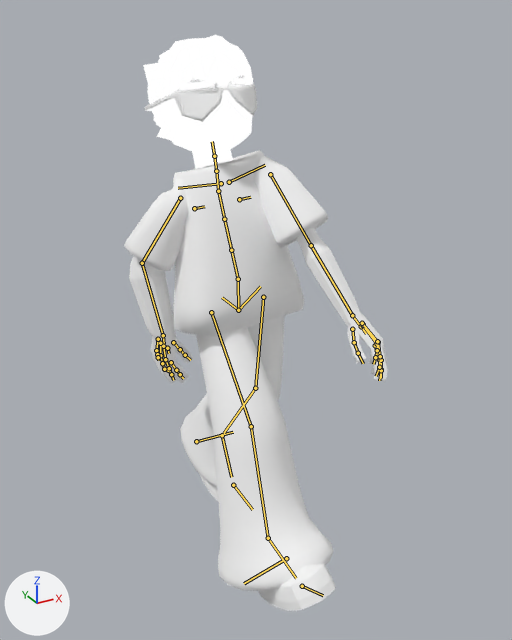
What one commit did to the glTF model assets/models/lifetime.glb.
Both versions are drawn from a 50 mm camera at (-1.18, -2.26, 2.14) aimed at (0.02, -0.08, 1.05). Arrows for +X, +Y and +Z are at lower left; the lights stay in place. The picture after the commit comes second. Both versions are drawn at frame 17 of the action 'lifetime_walk'; the numbers are the values there. The bones that bend it are drawn over the model as lines.

Objects in the first picture: 'arms', 'body', 'head'.
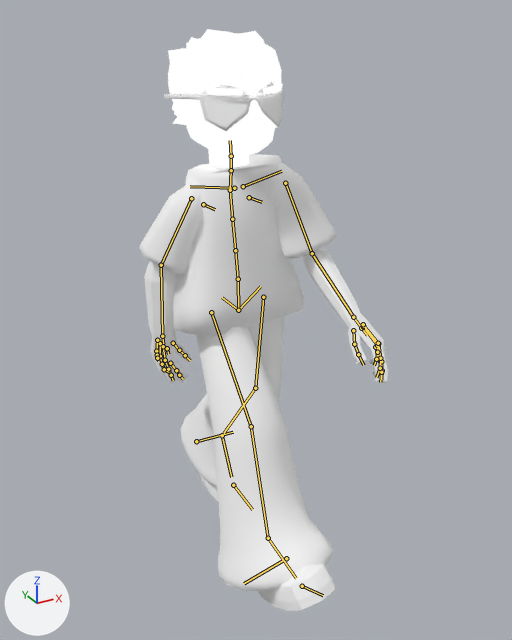
What differs and where, as boxes [x1, y1, x2, y2] in the pictures (512 x 640 px):
'body', posed
    both: [173, 149, 336, 611]
'arms', posed
    before: [124, 156, 388, 384]
    after: [139, 162, 388, 384]
'head', posed (8% taller)
    before: [143, 35, 257, 153]
    after: [164, 29, 284, 157]
bone 'spine.001', root to tip
    before: (238, 279) to (231, 250)
    after: (238, 279) to (235, 250)
bone 'upper_arm.L', root to tip
    before: (270, 174) to (311, 245)
    after: (285, 183) to (312, 253)
bone 'forearm.L', root to tip
    before: (311, 245) to (352, 315)
    after: (312, 253) to (353, 317)
bone 'hand.L', root to tip
    before: (352, 315) to (361, 327)
    after: (353, 317) to (361, 328)
bone 'upper_arm.R', root to tip
    before: (180, 198) to (142, 263)
    after: (191, 198) to (161, 265)
bone 'forearm.R', root to tip
    before: (142, 263) to (163, 335)
    after: (161, 265) to (162, 336)
bone 'hand.R', root to tip
    before: (163, 335) to (164, 343)
    after: (162, 336) to (163, 344)

The change, as a list of edits to the scene's bpy script:
```text
Change bone_spine_001:
    where bone_spine_001 = bpy.data.objects['Evilcase'].pose.bones['spine.001']  # child of 'spine'
    bone_spine_001.rotation_quaternion: (1.0, 0.0, 0.0, 0.0) -> (0.993, 0.119, 0.003, 0.0)  # degrees (0, 0, 0) -> degrees (14, 0, 0)
Change bone_upper_arm_l:
    where bone_upper_arm_l = bpy.data.objects['Evilcase'].pose.bones['upper_arm.L']  # child of 'shoulder.L'
    bone_upper_arm_l.rotation_quaternion: (0.899, 0.078, -0.208, -0.376) -> (0.89, -0.075, -0.194, -0.406)  # degrees (18, -18, -48) -> degrees (1, -24, -49)
Change bone_forearm_l:
    where bone_forearm_l = bpy.data.objects['Evilcase'].pose.bones['forearm.L']  # child of 'upper_arm.L'
    bone_forearm_l.rotation_quaternion: (0.998, 0.004, 0.0, 0.001) -> (0.92, 0.388, 0.0, 0.056)  # degrees (0, 0, 0) -> degrees (46, -2, 6)
Change bone_hand_l:
    where bone_hand_l = bpy.data.objects['Evilcase'].pose.bones['hand.L']  # child of 'forearm.L'
    bone_hand_l.rotation_quaternion: (0.983, -0.064, 0.123, 0.122) -> (0.963, -0.205, 0.147, 0.091)  # degrees (-6, 15, 13) -> degrees (-23, 19, 7)
Change bone_upper_arm_r:
    where bone_upper_arm_r = bpy.data.objects['Evilcase'].pose.bones['upper_arm.R']  # child of 'shoulder.R'
    bone_upper_arm_r.rotation_quaternion: (0.755, -0.108, -0.521, 0.382) -> (0.815, -0.041, -0.393, 0.422)  # degrees (-52, -45, 77) -> degrees (-30, -37, 65)
Change bone_forearm_r:
    where bone_forearm_r = bpy.data.objects['Evilcase'].pose.bones['forearm.R']  # child of 'upper_arm.R'
    bone_forearm_r.rotation_quaternion: (0.934, 0.354, 0.0, -0.051) -> (0.982, 0.187, 0.0, -0.027)  # degrees (41, 2, -5) -> degrees (22, 1, -3)
Change bone_hand_r:
    where bone_hand_r = bpy.data.objects['Evilcase'].pose.bones['hand.R']  # child of 'forearm.R'
    bone_hand_r.rotation_quaternion: (0.894, -0.221, 0.368, 0.117) -> (0.952, -0.108, 0.261, 0.107)  # degrees (-26, 45, 4) -> degrees (-10, 31, 10)
```
